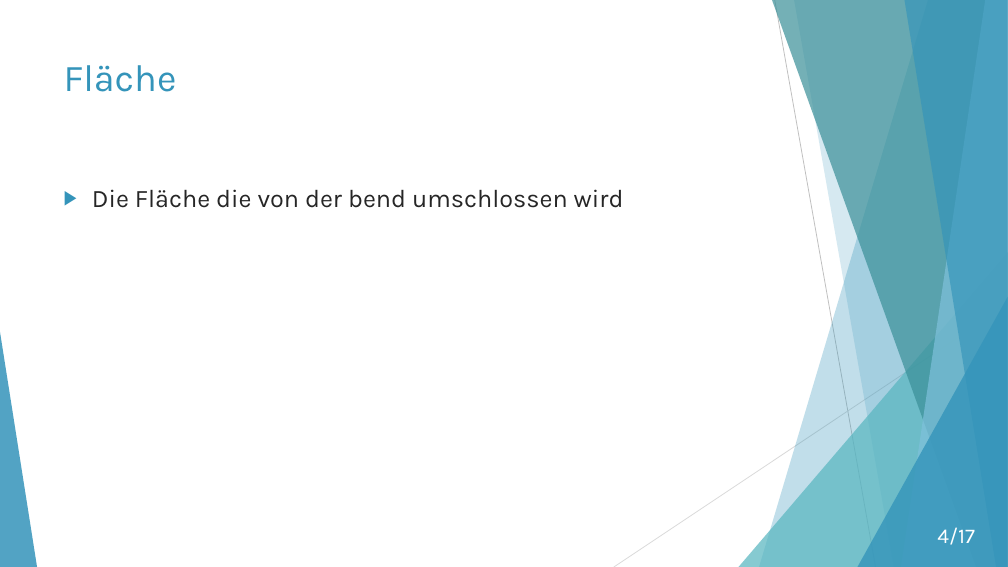
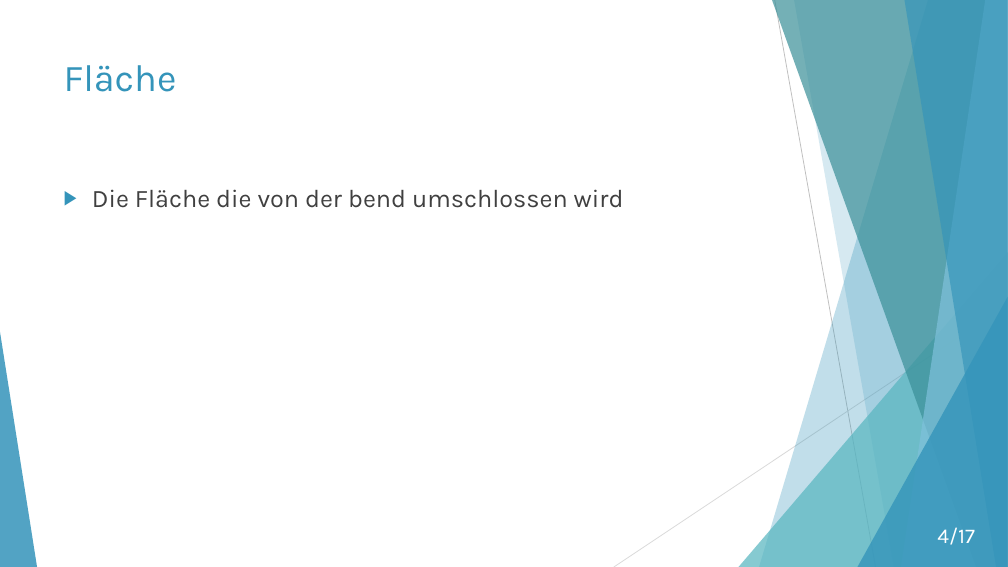
Before and after one commit to moritzhe/algokarto, a slide deck: slide 4 of Wang-Müller.pptx. Drawn at 1008x567 pixels with LibreOffice and Linux fonts; fonts in the diff are those of the drawing. Boxes give left, top, right and bottom in pixels: in the first picture for what was removed or moved away, otherwise in the second. Text is boxed around its words. In the diff, an @@ line names an element or a change of style, - is before the commit and + after.

```diff
--- a/Wang-Müller.pptx
+++ b/Wang-Müller.pptx
@@ text "Die Fläche die von der ..." at bbox=[92, 189, 624, 208]: text colour #262626 to #404040; list level 2 to 1 in "Die Fläche die von der ..." @@
```
Also in this commit, not shown: 5 other slides changed.
